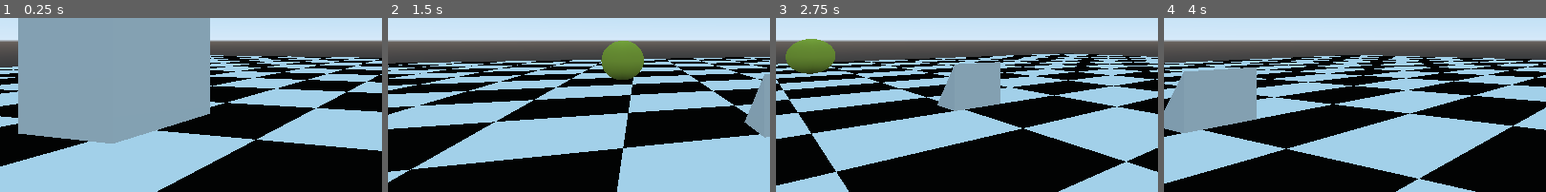
Above: before the commit, frames 1-4 (left to right).
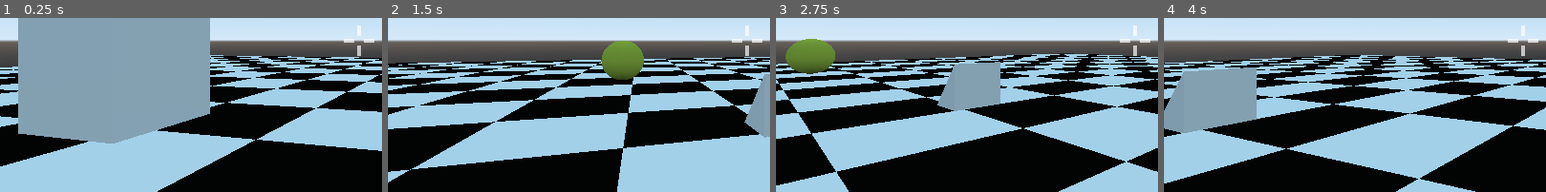
Above: after the commit, the same moments.

Repository: gilzoide/ggj2021
Game: Godot game, scene res://Teste-Gil.tscn
Same seed, same stepped clock (60 frames per second), same inputs: the game is played once before the commit and once after it.
Inputs:
- Up to frame 1 (0.25 s): no input
- Up to frame 2 (1.5 s): tap Enter at 0.5 s; hold D (move_right) 0.53-1.28 s; hold E (interact) 0.53-1.28 s; hold S (move_back) from 1.28 s (still down); tap W (move_front) at 1.35 s
- Up to frame 3 (2.75 s): release S (move_back) at 2.03 s; hold D (move_right) from 2.03 s (still down); hold E (interact) from 2.03 s (still down)
- Up to frame 4 (4 s): release E (interact) at 2.78 s; tap W (move_front) at 2.85 s; release D (move_right) at 3.53 s; hold A (move_left) from 3.53 s (still down); hold E (interact) from 3.53 s (still down)
The pictures show only the part of the screen within x 3-53%, y 30-80%; the shares and areas given below are measured in that part.

The runs differ from the first frame. In frame 1, 0.2% of the frame differs, in the area x 90-98%, y 4-22%; in frame 2, 0.2%; in frame 3, 0.2%; in frame 4, 0.2%.

Commit message:
Add mira centralizada na tela

Diff:
--- a/src/Player/Player.tscn
+++ b/src/Player/Player.tscn
@@ -1,6 +1,7 @@
-[gd_scene load_steps=5 format=2]
+[gd_scene load_steps=6 format=2]
 
 [ext_resource path="res://Player/Player.gd" type="Script" id=1]
+[ext_resource path="res://Textures/mira.png" type="Texture" id=2]
 
 [sub_resource type="CapsuleShape" id=1]
 
@@ -43,5 +44,22 @@
 [node name="CollisionShape" type="CollisionShape" parent="InteractArea"]
 transform = Transform( 1, 0, 0, 0, 1, 0, 0, 0, 1, 0, 0, 1.5 )
 shape = SubResource( 3 )
+
+[node name="Mira" type="TextureRect" parent="."]
+self_modulate = Color( 1, 1, 1, 0.690196 )
+anchor_left = 0.5
+anchor_top = 0.5
+anchor_right = 0.5
+anchor_bottom = 0.5
+margin_left = -20.0
+margin_top = -20.0
+margin_right = 20.0
+margin_bottom = 20.0
+texture = ExtResource( 2 )
+expand = true
+stretch_mode = 1
+__meta__ = {
+"_edit_use_anchors_": false
+}
 [connection signal="body_entered" from="InteractArea" to="." method="_on_InteractArea_body_entered"]
 [connection signal="body_exited" from="InteractArea" to="." method="_on_InteractArea_body_exited"]
Binary file added: src/Textures/mira.png
Not shown, added: src/Textures/mira.png.import
